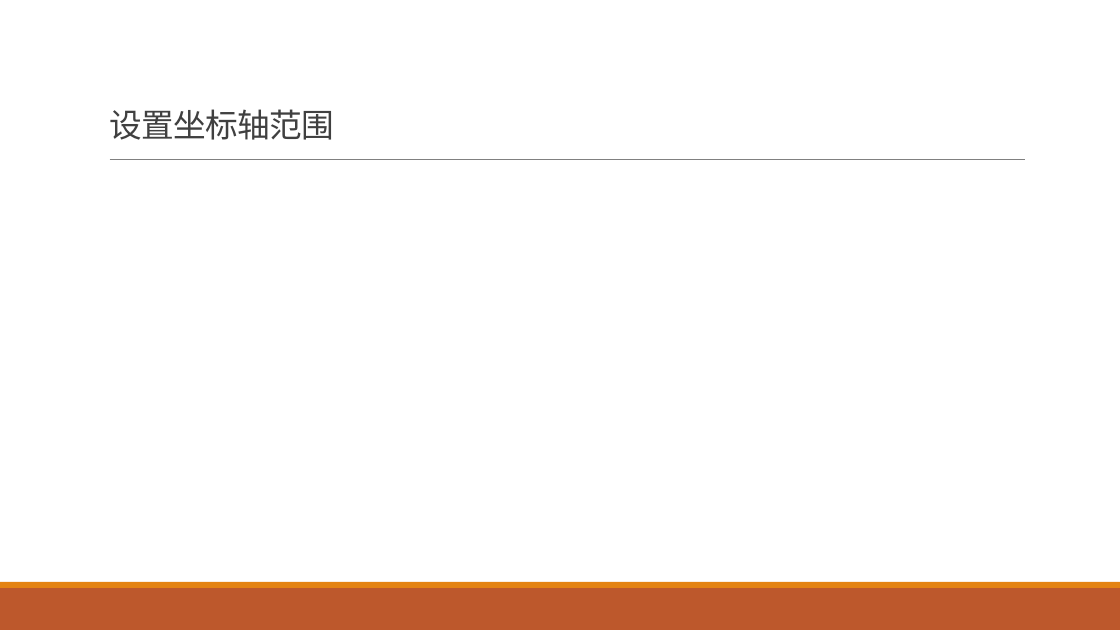
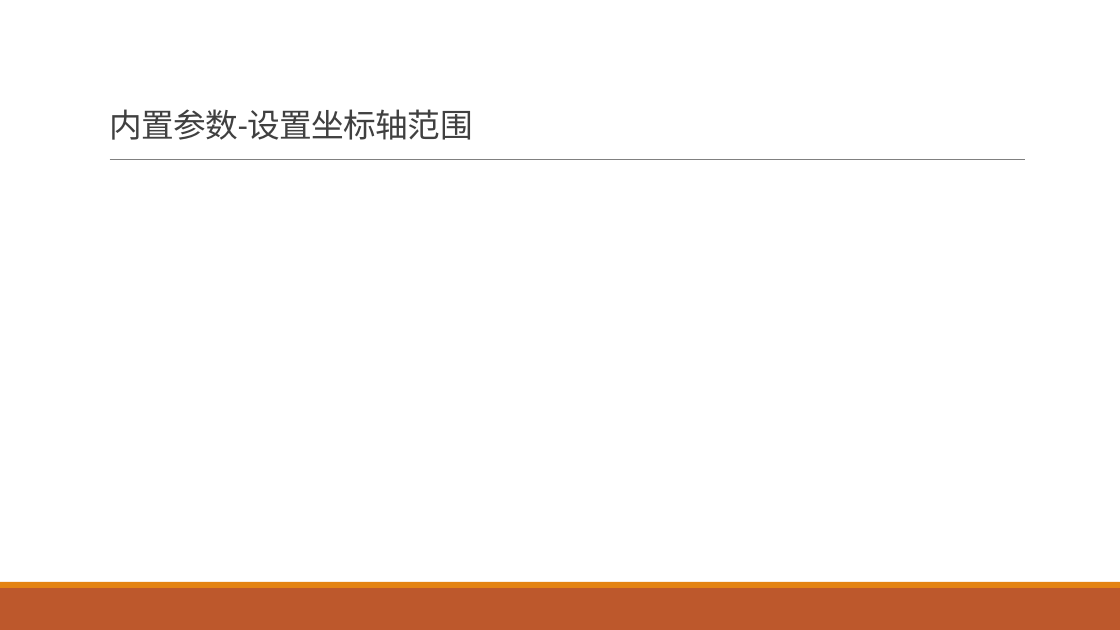
Before and after one commit to exoplanetX/DataAnalytics, a slide deck: slide 28 of 实验3-探索性分析.pptx. Drawn at 1120x630 pixels with LibreOffice and Linux fonts; fonts in the diff are those of the drawing. Boxes give left, top, right and bottom in pixels: in the first picture for what was removed or moved away, otherwise in the second. Text is boxed around its words. In the diff, an @@ line names an element or a change of style, - is before the commit and + after.

```diff
--- a/实验3-探索性分析.pptx
+++ b/实验3-探索性分析.pptx
@@ title at [109,109,473,140]: text changed @@
-设置坐标轴范围
+内置参数-设置坐标轴范围
```
Also in this commit, not shown: 4 other slides changed, 1 slide added, 1 slide removed.
